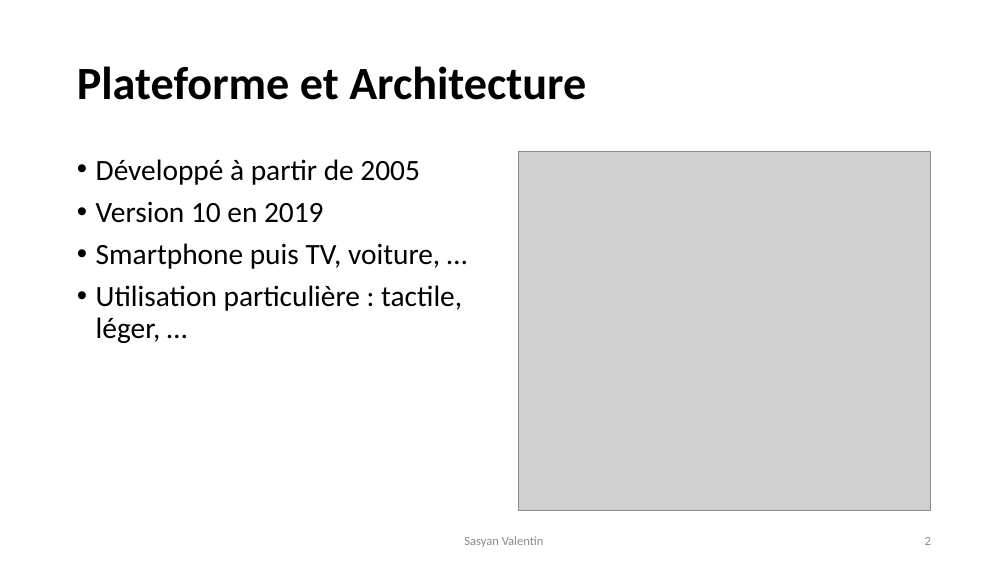
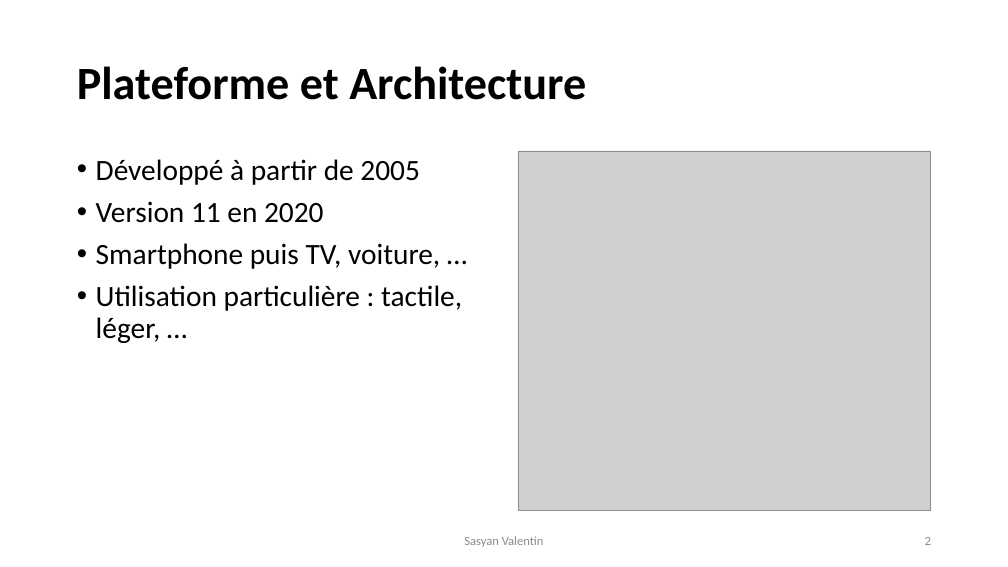
Before and after one commit to VSasyan/AndroidENSG, a slide deck: slide 2 of 0_ressources/presentation_android.pptx. Drawn at 1008x567 pixels with LibreOffice and Linux fonts; fonts in the diff are those of the drawing; grey boxes stand for pictures. Boxes give left, top, right and bottom in pixels: in the first picture for what was removed or moved away, otherwise in the second. Text is boxed around its words. In the diff, an @@ line names an element or a change of style, - is before the commit and + after.

```diff
--- a/0_ressources/presentation_android.pptx
+++ b/0_ressources/presentation_android.pptx
@@ text at [96,202,324,223]: text changed @@
-• Version 10 en 2019
+• Version 11 en 2020
```
Also in this commit, not shown: 9 other files.
